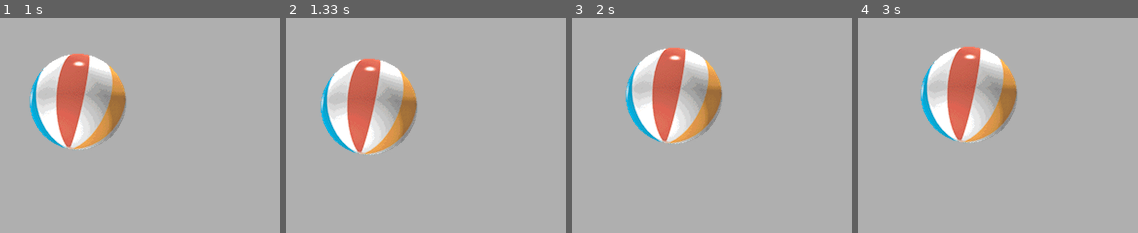
Above: before the commit, frames 1-4 (left to right).
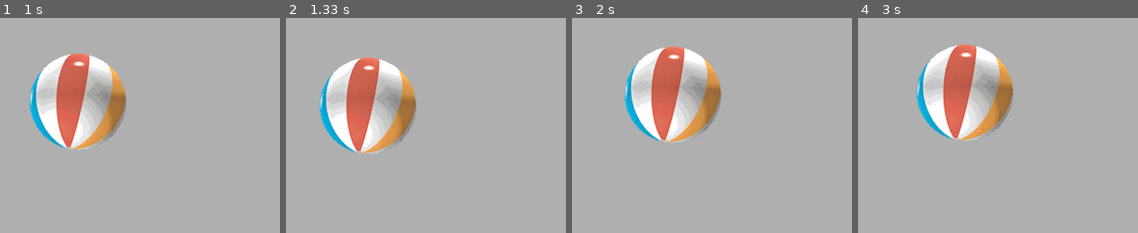
Above: after the commit, the same moments.

Repository: SeanP94/pyUi
Game: pygame game, started from pyUi.py
Same seed, same stepped clock (60 frames per second), same inputs: the game is played once before the commit and once after it.
Inputs (mouse positions are in pixels of both pictures, inside the frame that each line leads up to):
- Up to frame 1 (1 s): press the mouse at (47, 101) at 0.37 s; move the mouse to (100, 84) at 0.47 s; release the mouse at (154, 69) at 0.6 s; press the mouse at (61, 86) at 0.7 s; move the mouse to (outside the picture) at 0.8 s; release the mouse at (outside the picture) at 0.93 s
- Up to frame 2 (1.33 s): press the mouse at (347, 86) at 1.03 s; move the mouse to (560, 136) at 1.13 s; release the mouse at (outside the picture) at 1.27 s
- Up to frame 3 (2 s): press the mouse at (633, 86) at 1.37 s; move the mouse to (outside the picture) at 1.47 s; release the mouse at (outside the picture) at 1.6 s; press the mouse at (658, 80) at 1.7 s; move the mouse to (outside the picture) at 1.8 s; release the mouse at (outside the picture) at 1.93 s
- Up to frame 4 (3 s): press the mouse at (944, 80) at 2.03 s; move the mouse to (989, 196) at 2.13 s; release the mouse at (outside the picture) at 2.27 s; press the mouse at (944, 80) at 2.37 s; move the mouse to (outside the picture) at 2.47 s; release the mouse at (outside the picture) at 2.6 s; press the mouse at (944, 80) at 2.7 s; move the mouse to (outside the picture) at 2.8 s; release the mouse at (outside the picture) at 2.93 s

Frame 1 is identical in both runs. In frame 2, 2.3% of the frame differs, in the area x 11-47%, y 18-64%; in frame 3, 2.3%; in frame 4, 5.2%, in the area x 20-57%, y 12-59%.

Commit message:
Normalization working?

Diff:
--- a/src/ballGame.py
+++ b/src/ballGame.py
@@ -33,9 +33,9 @@
         surface.blit(self.ballImage, self.ballRect)
 
 class BallDrag():
-    def __init__(self, cpath, ballSpeed=3):
+    def __init__(self, cpath, ballSpeed=2):
         self.BALLH = 100
-        self.ballSpeed = 3
+        self.speed = ballSpeed
         self.MAX_X = g.SCREEN_HEIGHT - self.BALLH
         self.MAX_Y = g.SCREEN_WIDTH - self.BALLH
 
@@ -51,39 +51,43 @@
         self.ballRect.top = random.randrange(self.MAX_Y)
         self.ballRect.left = random.randrange(self.MAX_X)
 
-    def dragBall(self, posTuple, clicked=False):
+    def dragBall(self, posTuple):
         '''
         We want to start moving the ball towards this location as we drag it.
         Thats the goal of this class
 
-        We want to I think Normalize the data to the Mouse button being 0,0
+        Since there is the issue that getting the 0's just right for the area.
+        We want to make sure the value is within a radius of 3
+        '''
 
-        '''
-        if clicked:
-            return
-        posx, posy = posTuple
-        ballx, bally = self.ballRect.center
-        print(posx, posy)
-        print(posx - ballx, posy - bally)
+        moveList = []
+        r = 3
+        # Iterate over both tuples.
 
-        print(ballx, bally)
-        moveList = []
         for pos, ball in zip(posTuple, self.ballRect.center):
-            i = 1 if (ball - pos) < 0 else -1
-            moveList.append(i * min(self.ballSpeed, abs((ball - pos) - 1)))
-            print(ball, pos, ball - pos)
+            if (ball - pos) < r and (ball - pos) > -r:
+                i = 0
+            else:
+                i = 1 if (ball - pos) < 0 else -1
+            moveList.append(i)
         print(moveList)
-        # Normalize logic
+
+
+        # Normalize logic : Move this out later
         def normalize(moveList):
-            if (moveList[0] > 1 or moveList[0] < -1) and (moveList[1] > 1 or moveList[1] < -1):
-                v = abs(math.sqrt(moveList[0] ** 2 + moveList[1] ** 2))
-                moveList[0] /= v
-                moveList[1] /= v
+            if 0 not in moveList:
+                mag = abs(math.sqrt(moveList[0] ** 2 + moveList[1] ** 2))
+                moveList[0] = (moveList[0] * (1 / mag))
+                moveList[1] = (moveList[1] * (1 / mag))#/= mag
+        normalize(moveList)
 
-        normalize(moveList)
+        moveList[0] *= self.speed
+        moveList[1] *= self.speed
         print(moveList)
-        self.ballRect.left += moveList[0]
-        self.ballRect.top += moveList[1]
+
+        print(moveList)
+        self.ballRect.left += moveList[0]# * self.speed
+        self.ballRect.top += moveList[1]# * self.speed
 
     def updateBall(self, event : pg.event.Event):
         """
@@ -92,7 +96,7 @@
         """
         print(pg.mouse.get_pos())
         if event.type == pg.MOUSEBUTTONDOWN:
-            self.dragBall(pg.mouse.get_pos(), True)
+            self.dragBall(pg.mouse.get_pos())
         # if event.type == pg.MOUSEBUTTONUP:
         #     self.dragBall(event.pos, False)
 
